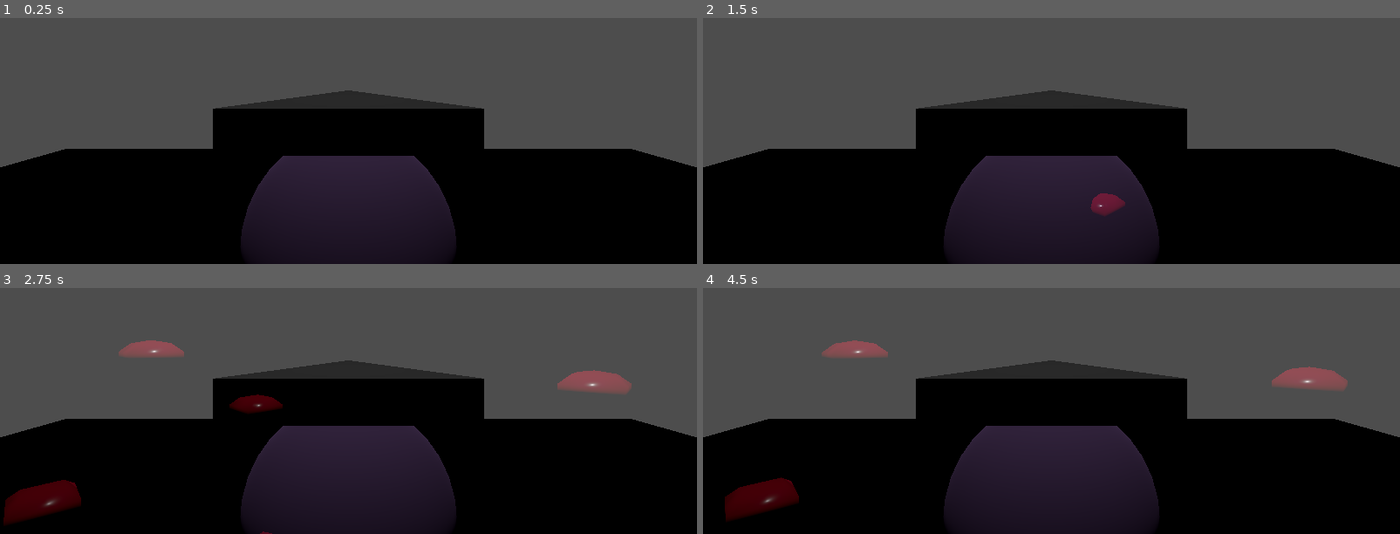
Above: before the commit, frames 1-4 (two rows, left to right).
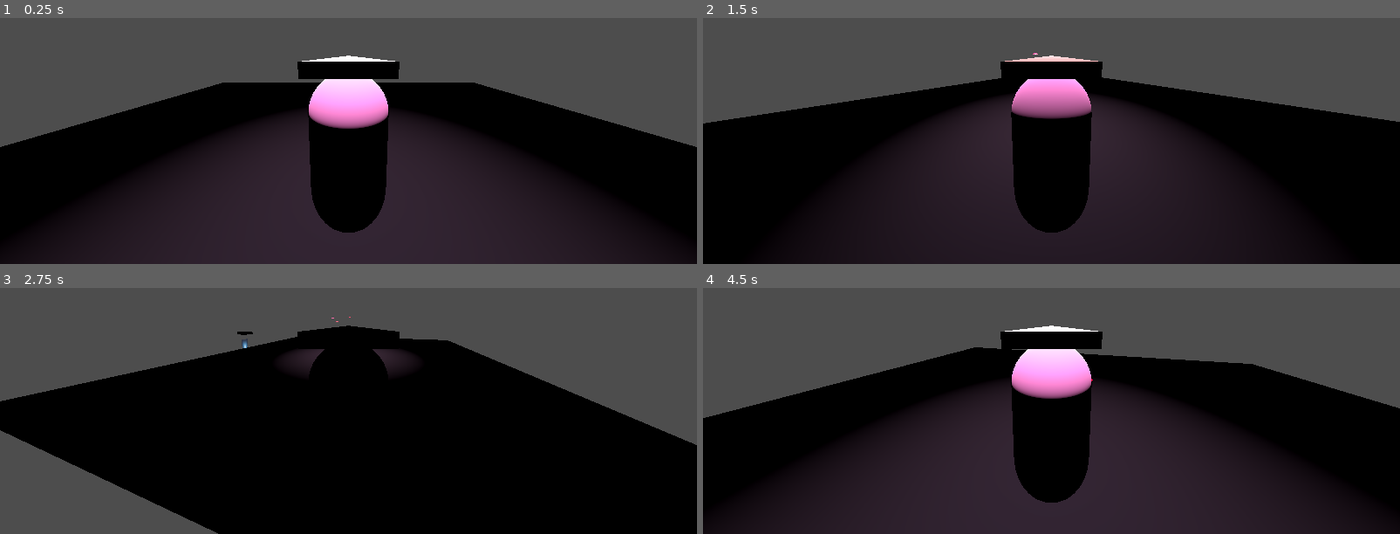
Above: after the commit, the same moments.

Repository: LidesSam/Espada
Game: Godot game, scene res://scenes/world/EntradaIlumiada.tscn
The game is run twice, just before and just after one commit, with the same random seed, the same clock (stepped at 60 frames per second) and the same inputs. The project has no main scene, so this scene is started directly. The engine's default icon, where the game draws it, is replaced by a stand-in: a white triangle on a blue panel in a dark square.
Inputs:
- Up to frame 1 (0.25 s): no input
- Up to frame 2 (1.5 s): tap Enter at 0.5 s; hold Right (ui_right) 0.53-1.28 s; hold Down (ui_down) from 1.28 s (still down)
- Up to frame 3 (2.75 s): release Down (ui_down) at 2.03 s; hold Right (ui_right) from 2.03 s (still down)
- Up to frame 4 (4.5 s): release Right (ui_right) at 2.78 s; hold Up (ui_up) 2.78-3.53 s; hold Left (ui_left) from 3.53 s (still down)

The runs differ from the first frame. In frame 1, 41% of the frame differs, in the area x 0-100%, y 15-100%; in frame 2, 37%; in frame 3, 35%; in frame 4, 43%.

Commit message:
new freature: player basic movement

Diff:
--- a/scenes/Elements/Illusia.tscn
+++ b/scenes/Elements/Illusia.tscn
@@ -1,5 +1,6 @@
-[gd_scene load_steps=8 format=3 uid="uid://cygaoueysys4i"]
+[gd_scene load_steps=9 format=3 uid="uid://cygaoueysys4i"]
 
+[ext_resource type="Script" uid="uid://bcul5evrtkm1f" path="res://scenes/Elements/player.gd" id="1_abje1"]
 [ext_resource type="Texture2D" uid="uid://cklyu332jpwn7" path="res://icon.svg" id="1_gmqtj"]
 
 [sub_resource type="CapsuleShape3D" id="CapsuleShape3D_0nujh"]
@@ -24,7 +25,10 @@
 radial_segments = 4
 rings = 4
 
-[node name="player" type="RigidBody3D"]
+[node name="player" type="CharacterBody3D"]
+script = ExtResource("1_abje1")
+
+[node name="fsm" type="Node" parent="."]
 
 [node name="CollisionShape3D" type="CollisionShape3D" parent="."]
 shape = SubResource("CapsuleShape3D_0nujh")
@@ -39,8 +43,9 @@
 surface_material_override/0 = SubResource("StandardMaterial3D_gmqtj")
 
 [node name="Camera3D" type="Camera3D" parent="."]
-transform = Transform3D(1, 0, 0, 0, 1, 0, 0, 0, 1, 0, 1.31293, 1.5968)
-fov = 61.3215
+transform = Transform3D(1, 0, 0, 0, 0.990425, 0.13805, 0, -0.13805, 0.990425, 0, 1.31293, 1.90802)
+current = true
+fov = 102.852
 
 [node name="skin" type="Node3D" parent="."]
 transform = Transform3D(1, 0, 0, 0, 1, 0, 0, 0, 1, 0, 0.768433, 0)
--- /dev/null
+++ b/scenes/Elements/player.gd
@@ -0,0 +1,23 @@
+extends CharacterBody3D
+
+var speed: float = 10.0
+var move_velocity: Vector3 = Vector3.ZERO
+
+func _physics_process(delta: float) -> void:
+	var dir = Vector3.ZERO
+
+	if Input.is_action_pressed("ui_up"):
+		dir -= transform.basis.z  # Move forward relative to facing direction
+	if Input.is_action_pressed("ui_left"):
+		transform = transform.rotated(Vector3.UP, deg_to_rad(5))  # Rotate left 5°
+	if Input.is_action_pressed("ui_right"):
+		transform = transform.rotated(Vector3.UP, deg_to_rad(-5)) # Rotate right 5°
+	if Input.is_action_pressed("ui_down"):
+		dir += transform.basis.z  # Move forward relative to facing direction
+	# Normalize to prevent faster diagonal movement
+	if dir != Vector3.ZERO:
+		dir = dir.normalized()
+
+	move_velocity = dir * speed
+	velocity = move_velocity
+	move_and_slide()
--- a/scenes/world/EntradaIlumiada.tscn
+++ b/scenes/world/EntradaIlumiada.tscn
@@ -27,6 +27,8 @@
 
 [node name="SpotLight3D" type="SpotLight3D" parent="."]
 transform = Transform3D(0.999954, -0.00961662, 0, -4.20356e-10, -4.37094e-08, 1, -0.00961662, -0.999954, -4.37114e-08, 0, 11.7252, 0)
+light_color = Color(0.999275, 0.701892, 0.711443, 1)
+light_energy = 100.0
 spot_range = 14.6839
 spot_angle = 20.2558
 
Not shown, added: scenes/Elements/player.gd.uid
